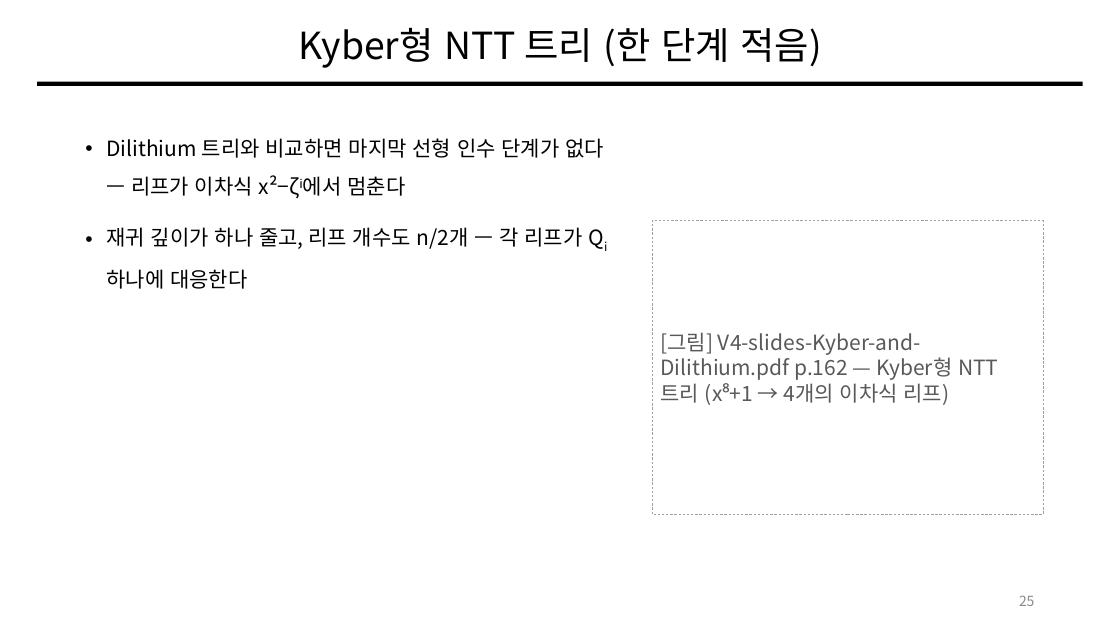
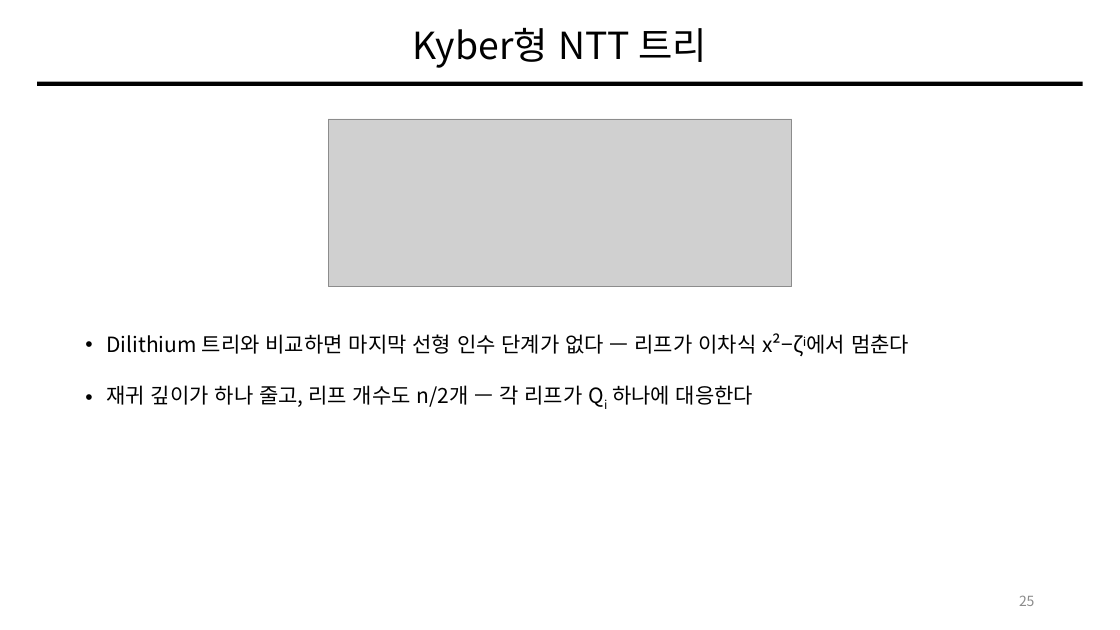
Before and after one commit to giyuubin/PQC, a slide deck: slide 25 of presentation/0828_13_Number-Theoretic-Transform.pptx. Drawn at 1120x630 pixels with LibreOffice and Linux fonts; fonts in the diff are those of the drawing; grey boxes stand for pictures. Boxes give left, top, right and bottom in pixels: in the first picture for what was removed or moved away, otherwise in the second. Text is boxed around its words. In the diff, an @@ line names an element or a change of style, - is before the commit and + after.

Commit message:
add: update slide 25 Kyber tree

```diff
--- a/presentation/0828_13_Number-Theoretic-Transform.pptx
+++ b/presentation/0828_13_Number-Theoretic-Transform.pptx
@@ title at <box>413,27,708,68</box>: text changed @@
-Kyber형 NTT 트리 (한 단계 적음)
+Kyber형 NTT 트리
@@ picture added at <box>329,119,792,287</box> @@
@@ rectangle removed at <box>652,220,1043,514</box> @@
-[그림] V4-slides-Kyber-and-Dilithium.pdf p.162 — Kyber형 NTT 트리 (x⁸+1 → 4개의 이차식 리프)
@@ text "Dilithium 트리와 비교하면 마지막 선형 ..." rewrapped from <box>106,138,604,289</box> to <box>106,333,909,407</box> @@
```
